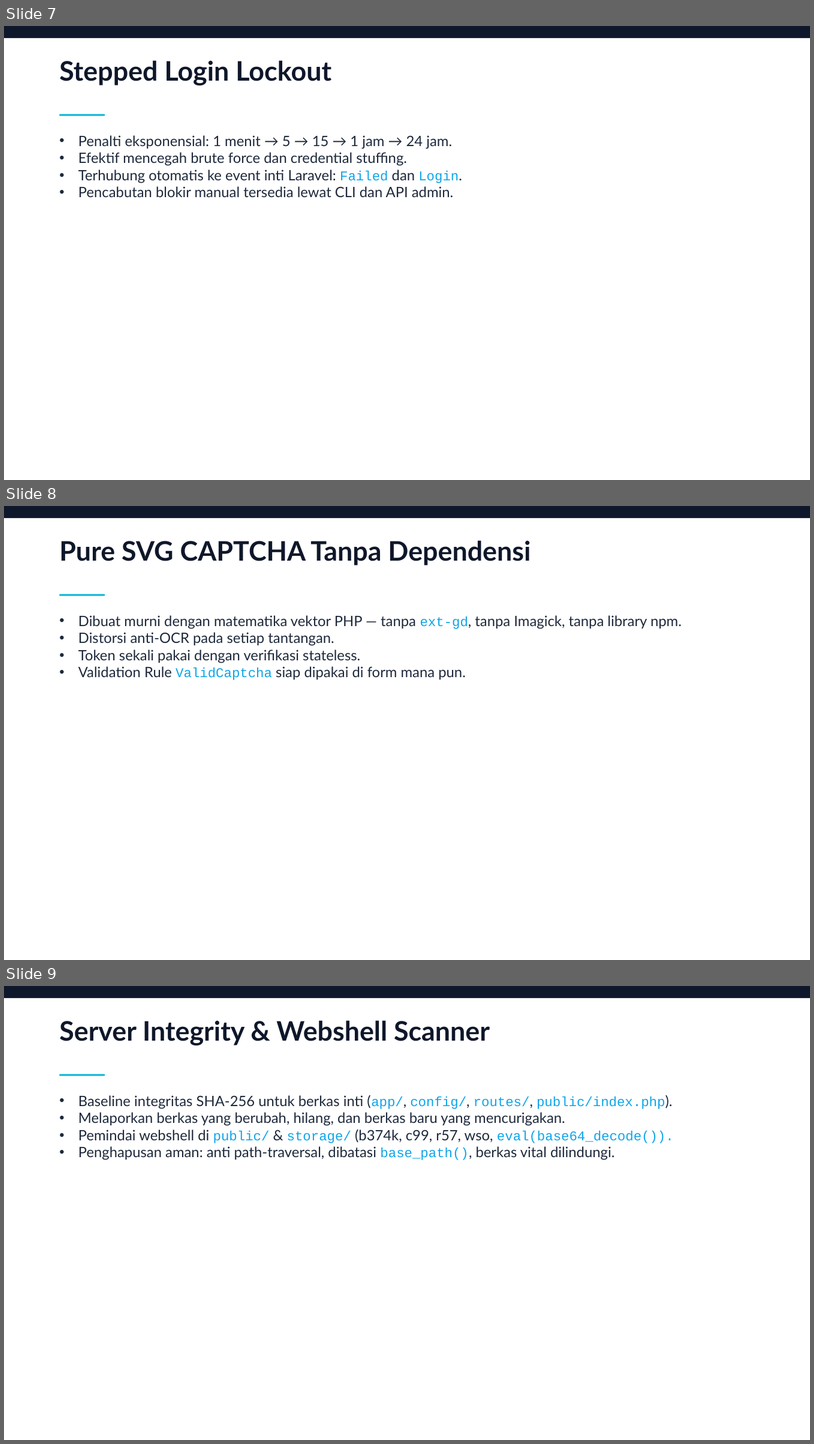
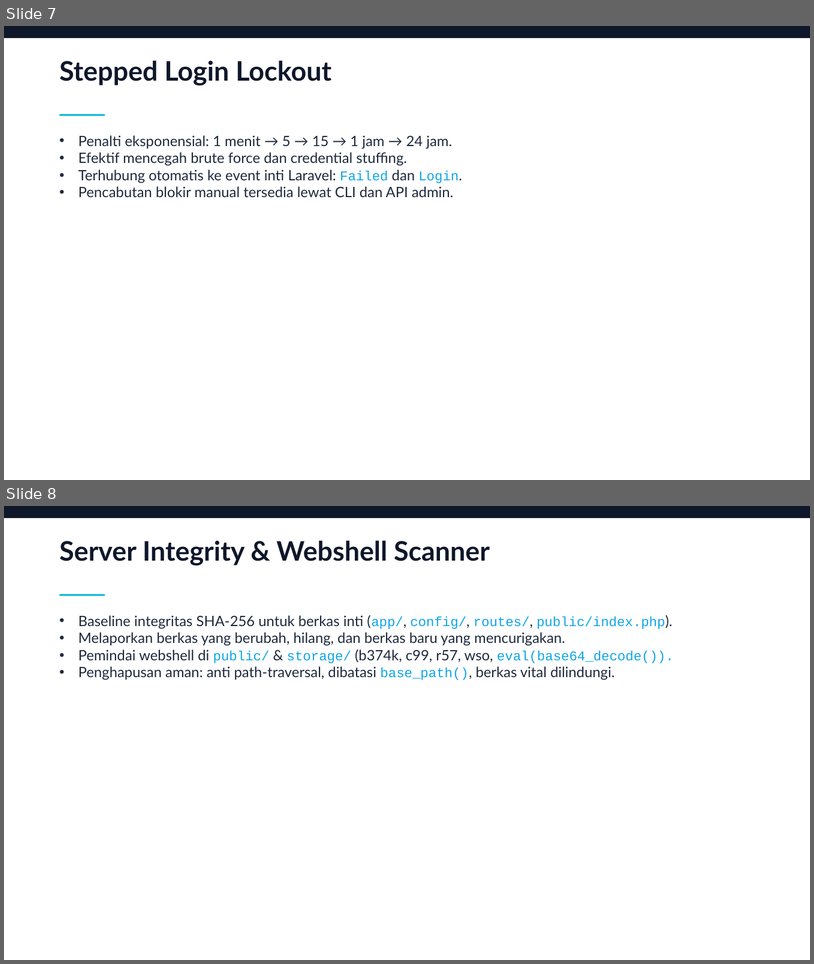
Before and after one commit to robyajo/laravel-security-monitor, a slide deck: paparan/Laravel-Security-Monitor-Bulwark.pptx. Shown one above the other, each under a label of ours: slides 7, 8 and 9 before the commit, slides 7 and 8 after it. The pictures are 814x1444 and 814x964 pixels, drawn with LibreOffice and Linux fonts; fonts in the diff are those of the drawing. Boxes give left, top, right and bottom in pixels: in the first picture for what was removed or moved away, otherwise in the second. Text is boxed around its words. In the diff, an @@ line names an element or a change of style, - is before the commit and + after.

Commit message:
chore: remove the CAPTCHA subsystem

```diff
--- a/paparan/Laravel-Security-Monitor-Bulwark.pptx
+++ b/paparan/Laravel-Security-Monitor-Bulwark.pptx
@@ slide 8 removed at bbox=[4, 506, 810, 960], background #FFFFFF @@
@@ rectangle removed at bbox=[4, 506, 810, 518] @@
@@ text removed at bbox=[59, 540, 531, 565] @@
-Pure SVG CAPTCHA Tanpa Dependensi
@@ rectangle removed at bbox=[60, 594, 105, 595] @@
@@ text removed at bbox=[78, 615, 682, 680] @@
-• Dibuat murni dengan matematika vektor PHP — tanpa ext-gd, tanpa Imagick, tanpa library npm.
-• Distorsi anti-OCR pada setiap tantangan.
-• Token sekali pakai dengan verifikasi stateless.
-• Validation Rule ValidCaptcha siap dipakai di form mana pun.
@@ what was slide 9 is now slide 8 @@
```
Also in this commit, not shown: 2 slides changed, 31 other files.
